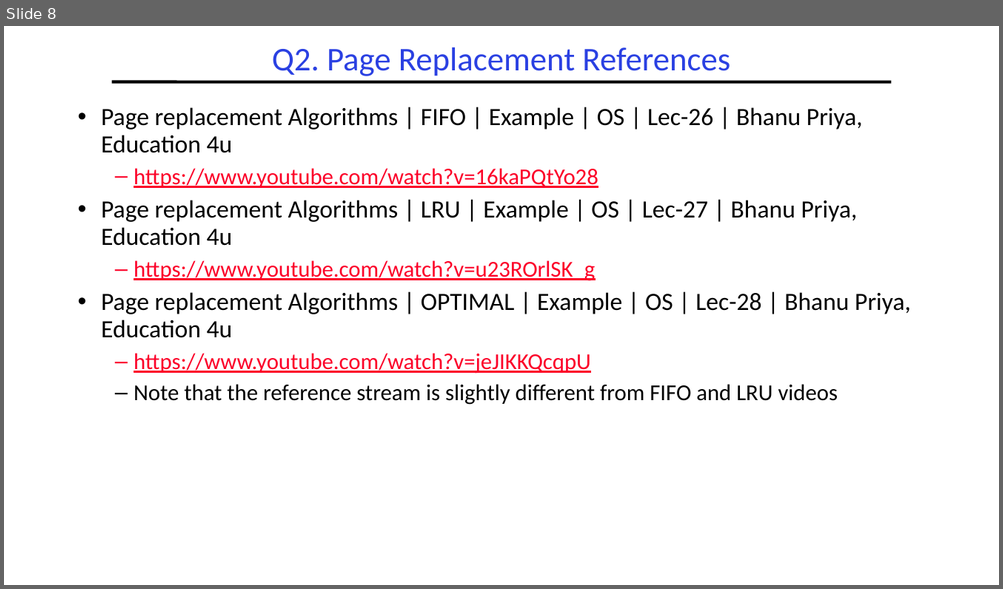
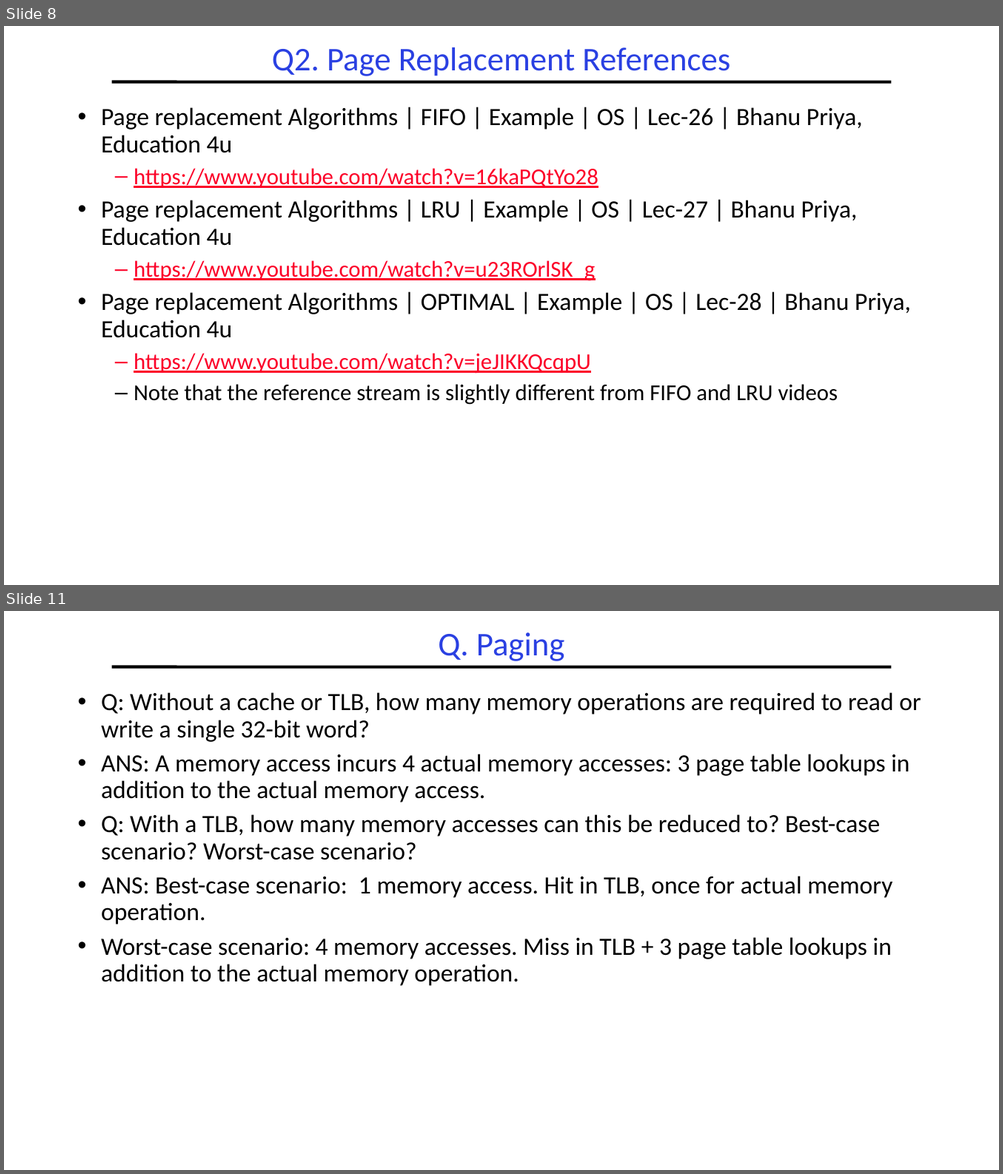
Before and after one commit to guhofstra/CSC256Fa25, a slide deck: PPTs/L8-Exercises ANS.pptx. Shown one above the other, each under a label of ours: slide 8 before the commit, slides 8 and 11 after it; the slides between them are not shown. The pictures are 1003x589 and 1003x1174 pixels, drawn with LibreOffice and Linux fonts; fonts in the diff are those of the drawing. Boxes give left, top, right and bottom in pixels: in the first picture for what was removed or moved away, otherwise in the second. Text is boxed around its words. In the diff, an @@ line names an element or a change of style, - is before the commit and + after.

```diff
--- a/PPTs/L8-Exercises ANS.pptx
+++ b/PPTs/L8-Exercises ANS.pptx
@@ slide 11 added at bbox=[4, 611, 999, 1170], background #FFFFFF; not listed: 1 template element that a slide beside it also shows @@
@@ title added at bbox=[438, 632, 565, 661], 32 pt, text #2A40E2 @@
+Q. Paging
@@ text added at bbox=[101, 692, 920, 986], 24 pt, text #000000 @@
+• Q: Without a cache or TLB, how many memory operations are required to read or write a single 32-bit word?
+• ANS: A memory access incurs 4 actual memory accesses: 3 page table lookups in addition to the actual memory access.
+• Q: With a TLB, how many memory accesses can this be reduced to? Best-case scenario? Worst-case scenario?
+• ANS: Best-case scenario: 1 memory access. Hit in TLB, once for actual memory operation.
+• Worst-case scenario: 4 memory accesses. Miss in TLB + 3 page table lookups in addition to the actual memory operation.
```
Also in this commit, not shown: 3 other slides added, 5 other files.
